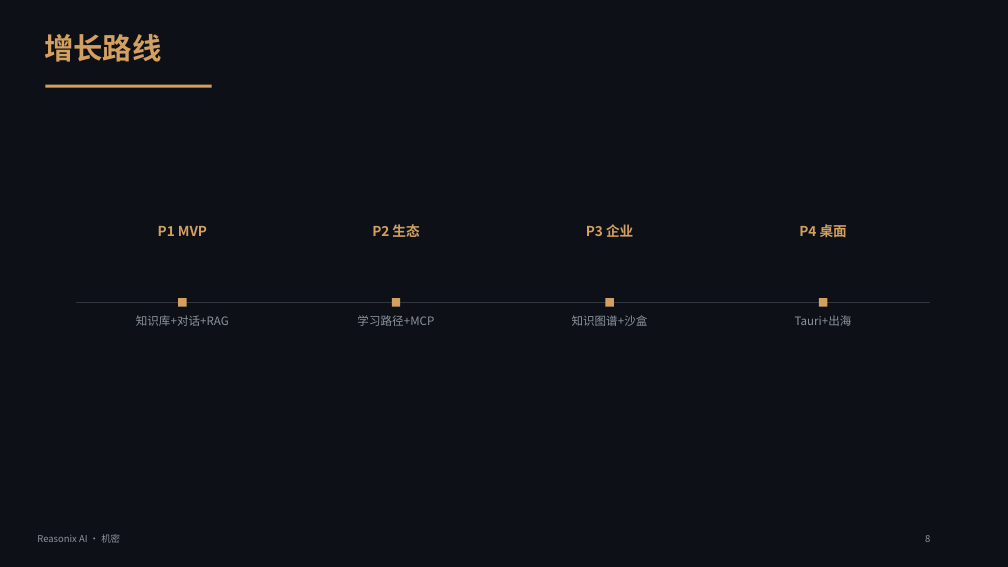
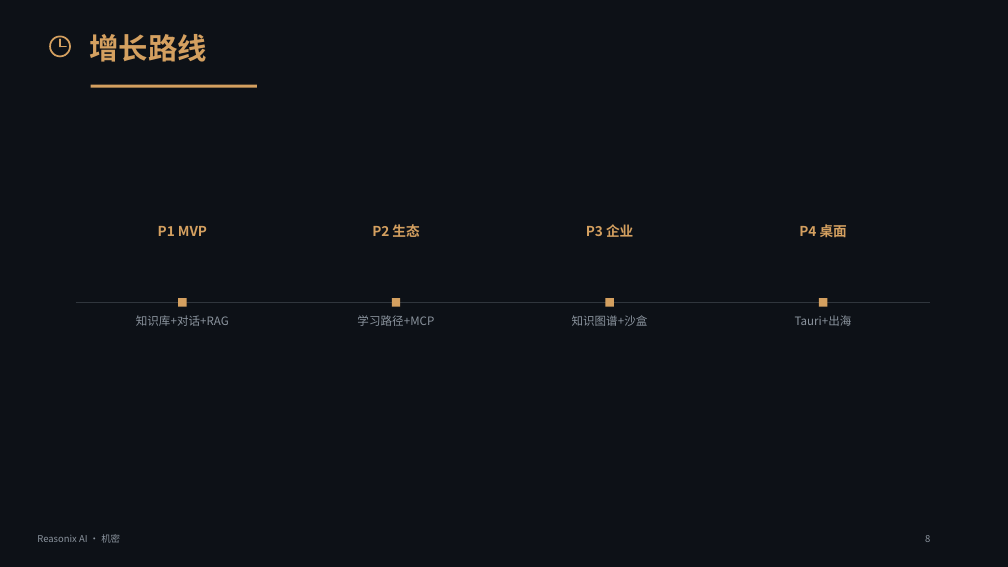
Before and after one commit to xmwcg/ppt-pro-studio, a slide deck: slide 8 of output/hifi.pptx. Drawn at 1008x567 pixels with LibreOffice and Linux fonts; fonts in the diff are those of the drawing. Boxes give left, top, right and bottom in pixels: in the first picture for what was removed or moved away, otherwise in the second. Text is boxed around its words. In the diff, an @@ line names an element or a change of style, - is before the commit and + after.

```diff
--- a/output/hifi.pptx
+++ b/output/hifi.pptx
@@ freeform shape added at box(50, 36, 70, 56), outline #D4A060 1.65 pt @@
@@ freeform shape added at box(60, 39, 60, 46), outline #D4A060 1.65 pt @@
@@ freeform shape added at box(60, 46, 66, 47), outline #D4A060 1.65 pt @@
@@ text "增长路线": place and size @@
-text "增长路线" at box(44, 34, 161, 62)
+text "增长路线" at box(90, 34, 207, 62)
@@ rectangle: place and size @@
-rectangle at box(45, 85, 212, 88)
+rectangle at box(91, 85, 257, 88)
```
Also in this commit, not shown: 11 other slides changed, 5 other files.
